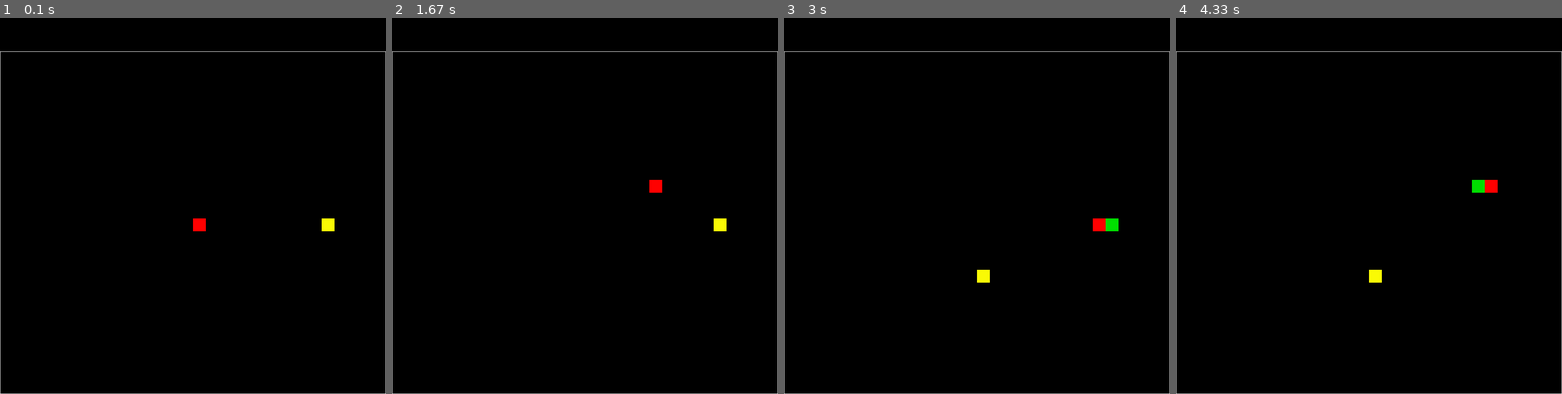
Above: before the commit, frames 1-4 (left to right).
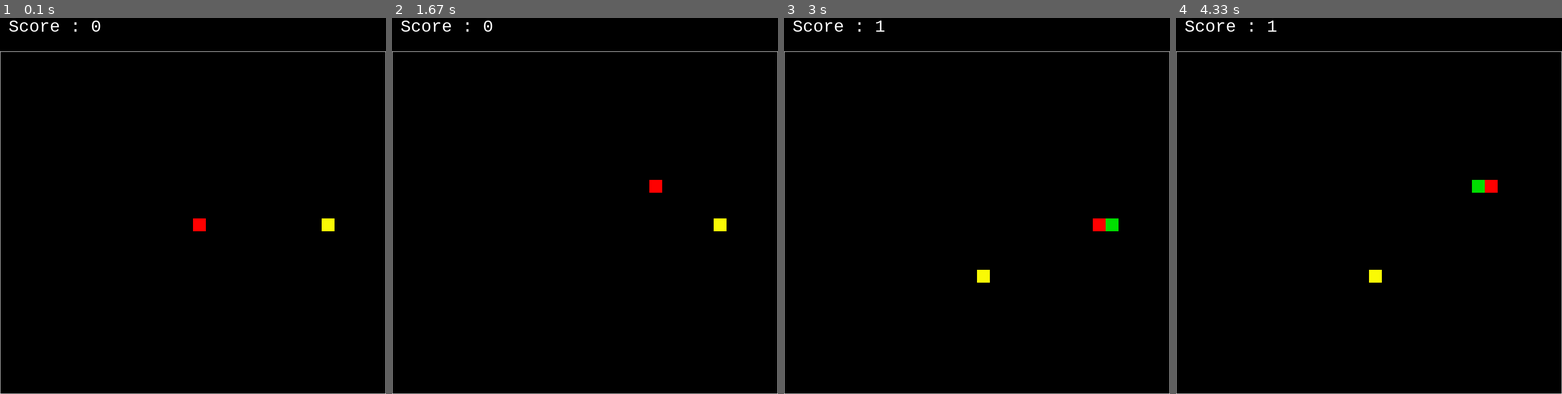
Above: after the commit, the same moments.

Repository: mohamedkamara7613/personalproject
Game: pygame game, started from Autres/Python/Snake_Game/main.py
Two runs of this game, one before a commit and one after it. Both use one fixed random seed, a clock stepped at 60 frames per second and the inputs below.
Inputs:
- Up to frame 1 (0.1 s): no input
- Up to frame 2 (1.67 s): hold Right 0.33-0.8 s; hold Up 0.83-1.3 s; hold Right from 1.33 s (still down)
- Up to frame 3 (3 s): release Right at 1.8 s; hold Left 1.83-2.37 s; hold Down 2.4-2.87 s; hold Left from 2.9 s (still down)
- Up to frame 4 (4.33 s): release Left at 3.37 s; hold Up 3.4-3.87 s; hold Right from 3.9 s (still down)

The runs differ from the first frame. In frame 1, 0.2% of the frame differs, in the area x 2-26%, y 0-4%; in frame 2, 0.2%; in frame 3, 0.2%; in frame 4, 0.2%.

Commit message:
`Added score display to Snake Game`

Diff:
--- a/Autres/Python/Snake_Game/main.py
+++ b/Autres/Python/Snake_Game/main.py
@@ -154,12 +154,20 @@
 
 
     def drawGrid(self):
+        # Effacer l'ecran
         self.screen.fill(BLACK)
+
+        # Difinition de la police et Affichage du score
+        font = pygame.font.SysFont("monospace", 40)  # Choisir une police et une taille
+        score_text = font.render(f"Score : {self.score}", True, WHITE)
+        self.screen.blit(score_text, (20,20))
 
         for j in range(self.rows):
             for i in range(self.columns):
                 # Faire apparaitre la grille
                 pygame.draw.rect(self.screen, WHITE, (0, HEADING, WIDTH, HEIGHT), 1)
+
+
 
                 # Dessiner les elements de la grille
                 if self.grid[i][j] == self.snake_head_img:
